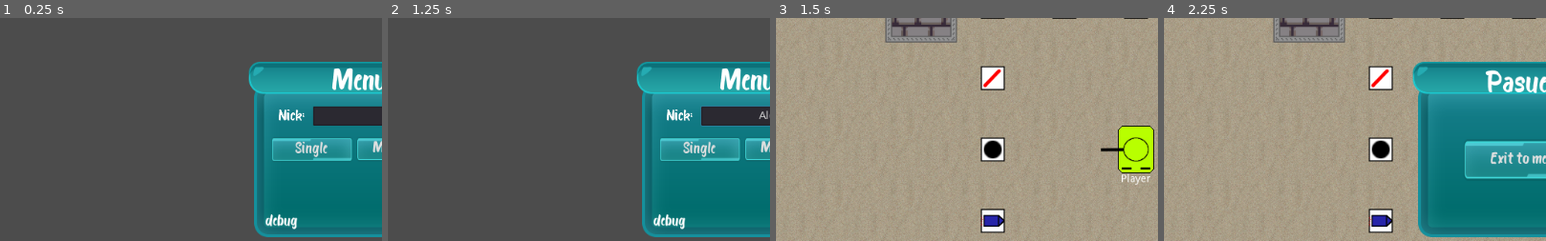
Above: before the commit, frames 1-4 (left to right).
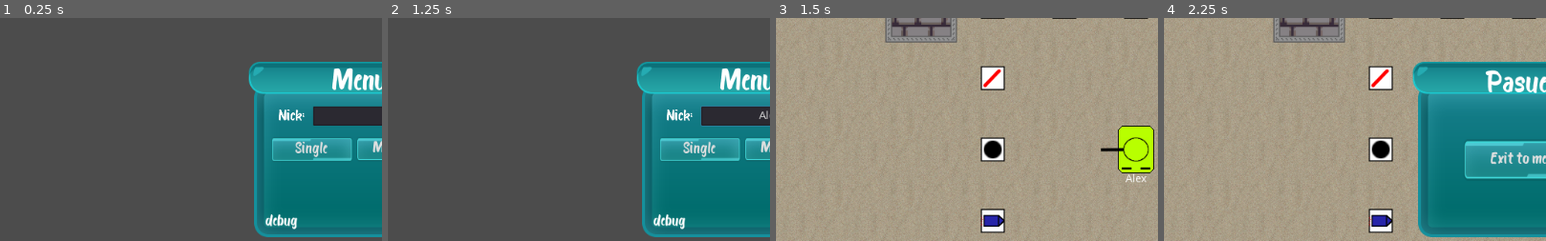
Above: after the commit, the same moments.

Repository: mm-102/godot_tanks
Game: Godot game, scene res://GameModeMaster.tscn
The game is run twice, just before and just after one commit, with the same random seed, the same clock (stepped at 60 frames per second) and the same inputs.
Inputs (mouse positions are % of the whole screen's width and height, from its top left):
- Up to frame 1 (0.25 s): no input
- Up to frame 2 (1.25 s): click (53, 42) at 0.52 s; type "Alex" at 0.6 s
- Up to frame 3 (1.5 s): click "Single" at 1.25 s
- Up to frame 4 (2.25 s): click (98, 3) at 2 s
The pictures show only the part of the screen within x 3-53%, y 21-71%; the shares and areas given below are measured in that part.

Frames 1-2 are identical in both runs. In frame 3, 0.1% of the frame differs, in the area x 90-98%, y 70-75%; in frame 4, nothing differs.

Commit message:
Fix singleplyer player nick

Diff:
--- /dev/null
+++ b/Singleplayer/Game/Game.gd
@@ -0,0 +1,9 @@
+extends Node2D
+
+onready var player = $Tank
+
+func _ready():
+	var local_player_name = get_node(Dir.MAIN).local_player_name
+	if local_player_name.empty():
+		local_player_name = "You"
+	player.set_display_name(local_player_name)
--- a/Singleplayer/Main.tscn
+++ b/Singleplayer/Main.tscn
@@ -9,6 +9,7 @@
 [ext_resource path="res://Singleplayer/Main.gd" type="Script" id=7]
 [ext_resource path="res://textures/ammo_box.png" type="Texture" id=8]
 [ext_resource path="res://Singleplayer/Game/Map/AmmoBoxesMap.gd" type="Script" id=9]
+[ext_resource path="res://Singleplayer/Game/Game.gd" type="Script" id=10]
 
 [sub_resource type="TileSet" id=2]
 0/name = "ammo_box.png 0"
@@ -32,6 +33,7 @@
 script = ExtResource( 7 )
 
 [node name="Game" type="Node2D" parent="."]
+script = ExtResource( 10 )
 
 [node name="Map" type="Node" parent="Game"]
 
Not shown: 1 places in Singleplayer/Main.tscn that only renumber resources
